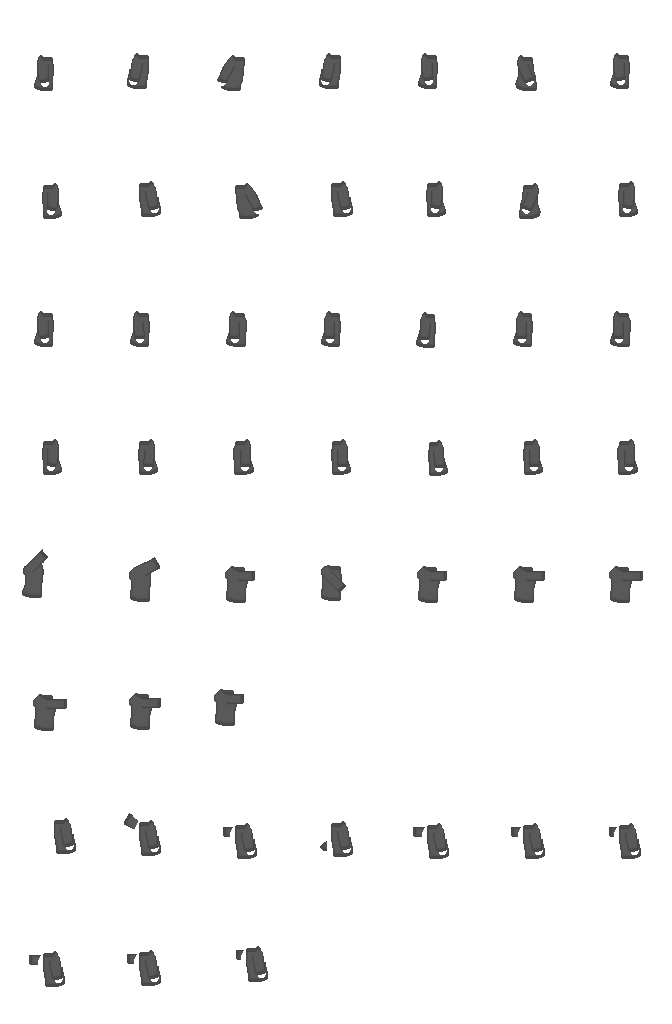
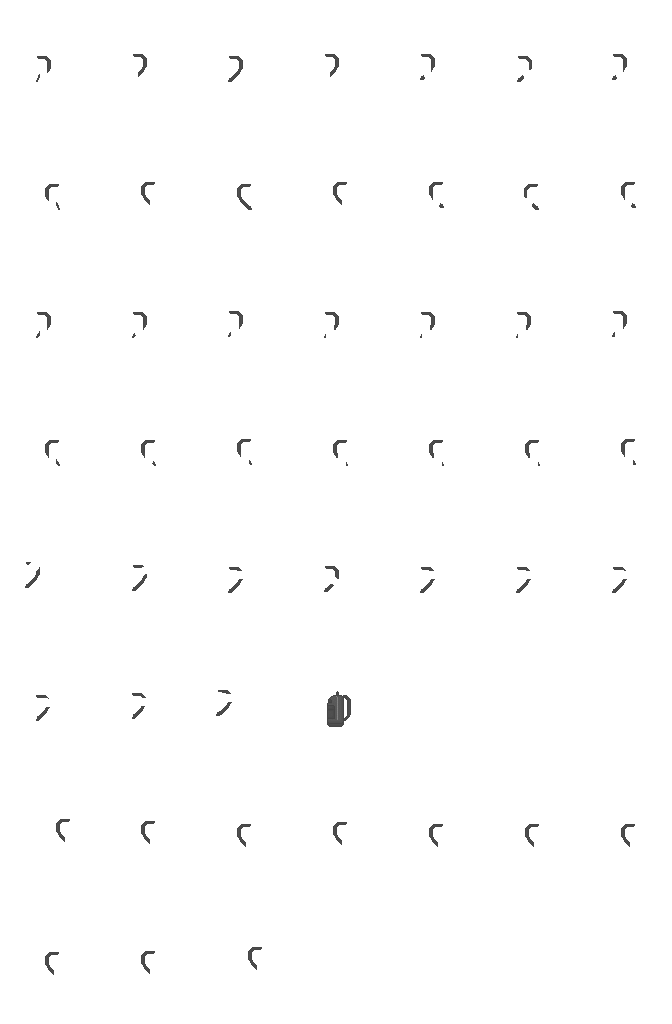
Layers edited between the first and the second 672 x 1024 image:
hid "light jacket gray back" over [left=29, top=813, right=617, bottom=965]
hid "light jacket gray", painted on it over [left=22, top=53, right=643, bottom=987]
added layer "backpack front" above "T-Shirt_01.png" over [left=25, top=54, right=636, bottom=975]
